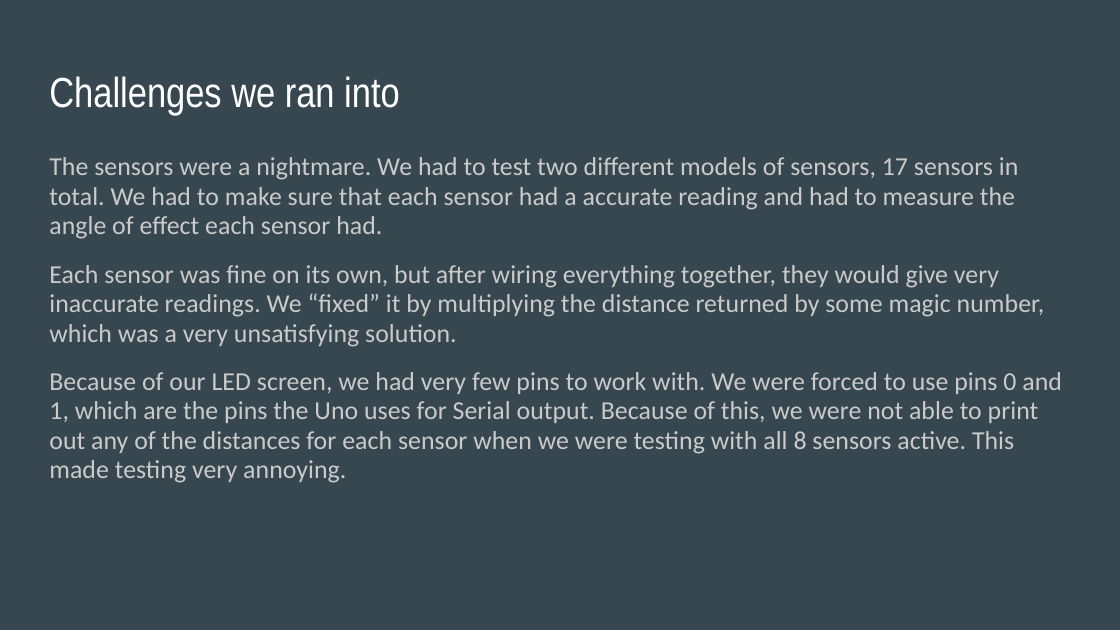
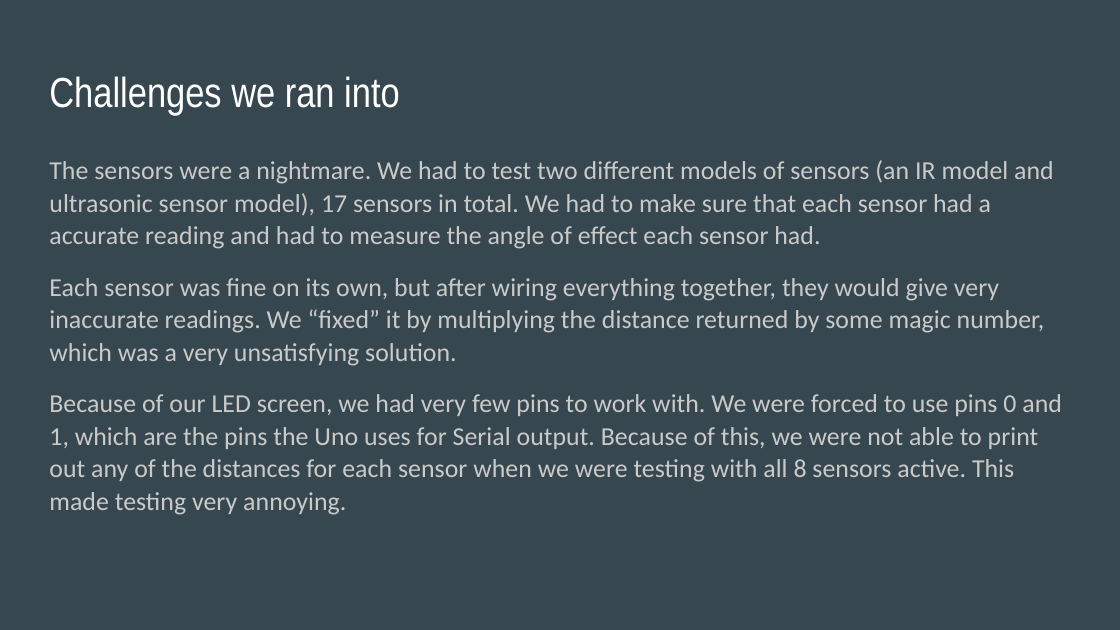
Before and after one commit to Fejiberglibstein/arduino-paint, a slide deck: slide 5 of documentation/slides.pptx. Drawn at 1120x630 pixels with LibreOffice and Linux fonts; fonts in the diff are those of the drawing. Boxes give left, top, right and bottom in pixels: in the first picture for what was removed or moved away, otherwise in the second. Text is boxed around its words. In the diff, an @@ line names an element or a change of style, - is before the commit and + after.

Commit message:
Updated slides and models

```diff
--- a/documentation/slides.pptx
+++ b/documentation/slides.pptx
@@ text at bbox=[49, 160, 1054, 249]: text changed @@
-The sensors were a nightmare. We had to test two different models of sensors, 17 sensors in total. We had to make sure that each sensor had a accurate reading and had to measure the angle of effect each sensor had.
+The sensors were a nightmare. We had to test two different models of sensors (an IR model and ultrasonic sensor model), 17 sensors in total. We had to make sure that each sensor had a accurate reading and had to measure the angle of effect each sensor had.
@@ text at bbox=[49, 278, 1062, 515]: line spacing 0.95 to 1.05 @@
```
Also in this commit, not shown: 3 other slides changed, 4 other files.
